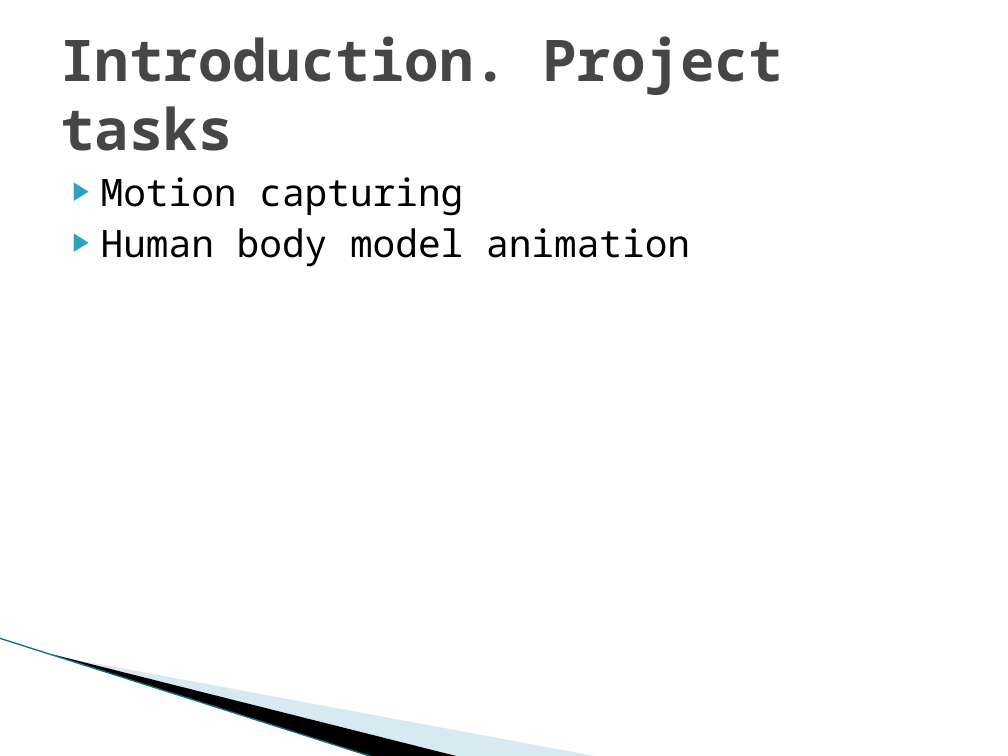
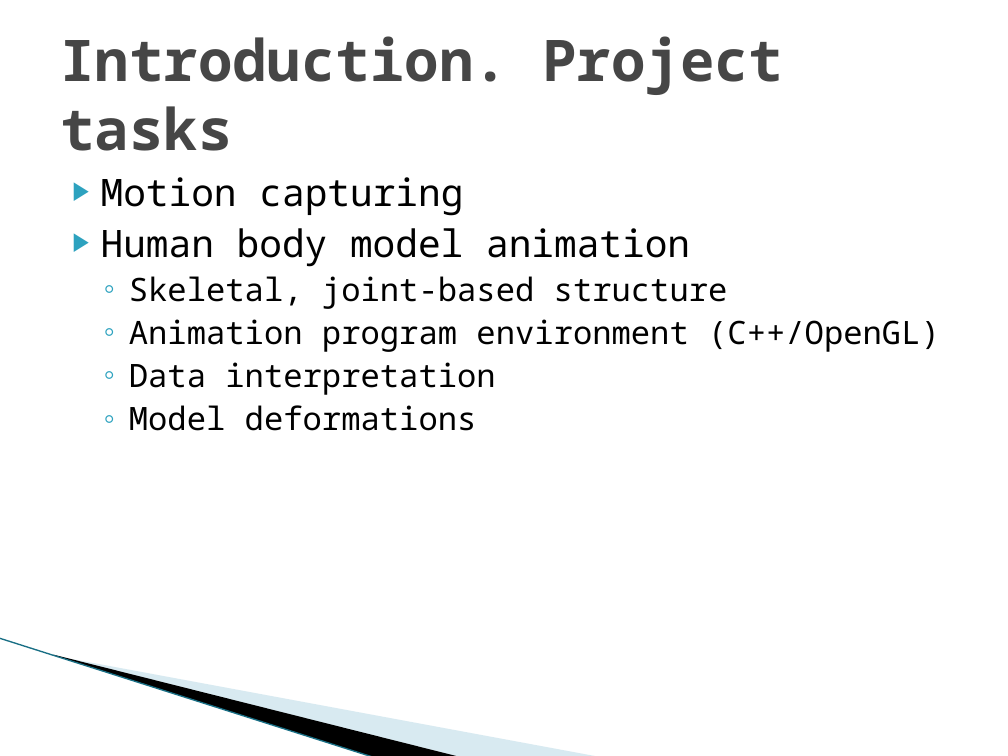
Before and after one commit to hobama/cvg01, a slide deck: slide 3 of docs/Presentation/Presentation.pptx. Drawn at 1008x756 pixels with LibreOffice and Linux fonts; fonts in the diff are those of the drawing; background and template pictures are left out. Boxes give left, top, right and bottom in pixels: in the first picture for what was removed or moved away, otherwise in the second. Text is boxed around its words. In the diff, an @@ line names an element or a change of style, - is before the commit and + after.

```diff
--- a/docs/Presentation/Presentation.pptx
+++ b/docs/Presentation/Presentation.pptx
@@ text at (x1=129, y1=276, x2=940, y2=431): paragraphs added @@
+  ◦ Skeletal, joint-based structure
+  ◦ Animation program environment (C++/OpenGL)
+  ◦ Data interpretation
+  ◦ Model deformations
```
Also in this commit, not shown: 3 other slides changed, 11 slides added.
